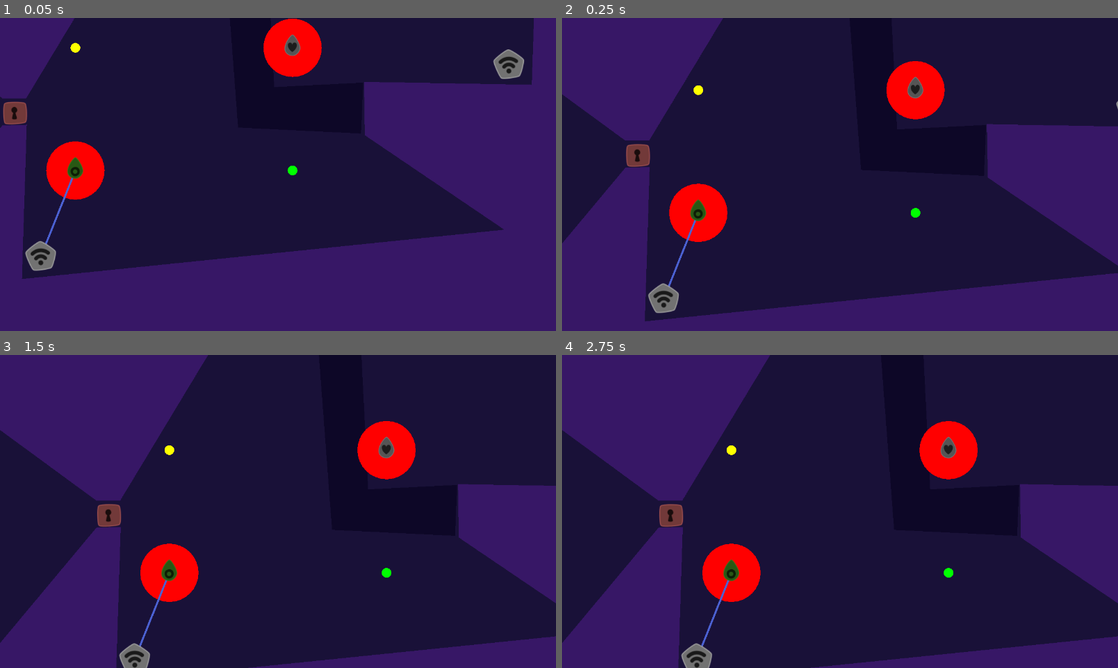
Above: before the commit, frames 1-4 (two rows, left to right).
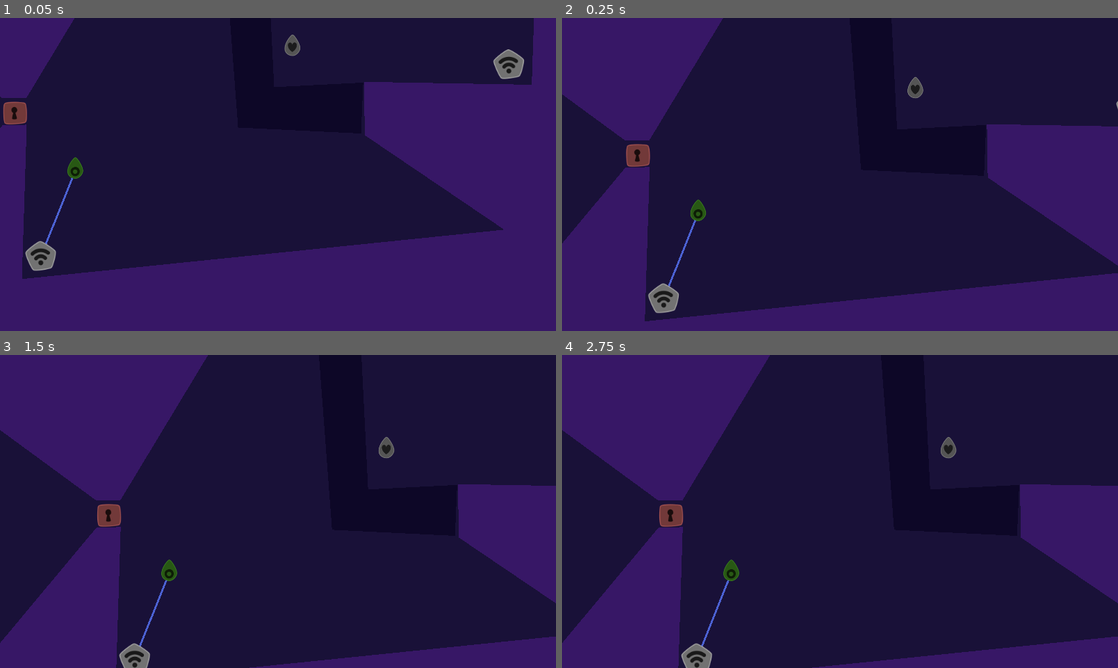
Above: after the commit, the same moments.

Repository: jacobabarbary/BooleanCircuit
Game: Godot game, scene res://level/level_3.tscn
Same seed, same stepped clock (60 frames per second), same inputs: the game is played once before the commit and once after it. This scene is started directly instead of the project's main scene. The engine's default icon, where the game draws it, is replaced by a stand-in: a white triangle on a blue panel in a dark square.
Inputs:
- Up to frame 1 (0.05 s): no input
- Up to frame 2 (0.25 s): no input
- Up to frame 3 (1.5 s): no input
- Up to frame 4 (2.75 s): tap Enter at 2 s

The runs differ from the first frame. In frame 1, 3.0% of the frame differs, in the area x 0-96%, y 0-84%; in frame 2, 3.0%; in frame 3, 3.0%; in frame 4, 3.0%.

Commit message:
messing with camera

Diff:
--- a/project.godot
+++ b/project.godot
@@ -28,6 +28,8 @@
 
 window/size/width=1280
 window/size/height=720
+window/stretch/mode="2d"
+window/stretch/aspect="expand"
 
 [input]
 
--- a/shared/Camera.gd
+++ b/shared/Camera.gd
@@ -1,6 +1,6 @@
 extends Node2D
 
-const MIN_ZOOM = 0.8
+const MIN_ZOOM = 0.7
 
 const ZOOM_SCALE_OFFSET = 0.002
 
@@ -13,23 +13,17 @@
 var min_corner: Vector2 = Vector2.ZERO
 var boundary_size: Vector2 = Vector2.ZERO
 
+
 export(Array) var targets: Array
 
+onready var screen = get_viewport().size
 onready var camera = $Camera
 
 
-func _draw():
-
-	for targ in targets:
-		draw_circle(targ.position - position, 60, Color.red)
-
-	draw_circle(max_corner - position, 10, Color.green)
-	draw_circle(min_corner - position, 10, Color.yellow)
-
 func _process(delta):
 	update()
+
 	if !targets.empty():
-
 		_math()
 		_position()
 		_zoom()
@@ -59,9 +53,9 @@
 
 func get_zoom()->float:
 	boundary_size = (max_corner - min_corner)
-#	print(boundary_size)
-	return max( max( boundary_size.x, boundary_size.y
-			) * ZOOM_SCALE_OFFSET , MIN_ZOOM )
+
+	return max( ( max( boundary_size.x, boundary_size.y
+			) ) * ZOOM_SCALE_OFFSET , MIN_ZOOM )
 
 
 func set_current(val: bool):
